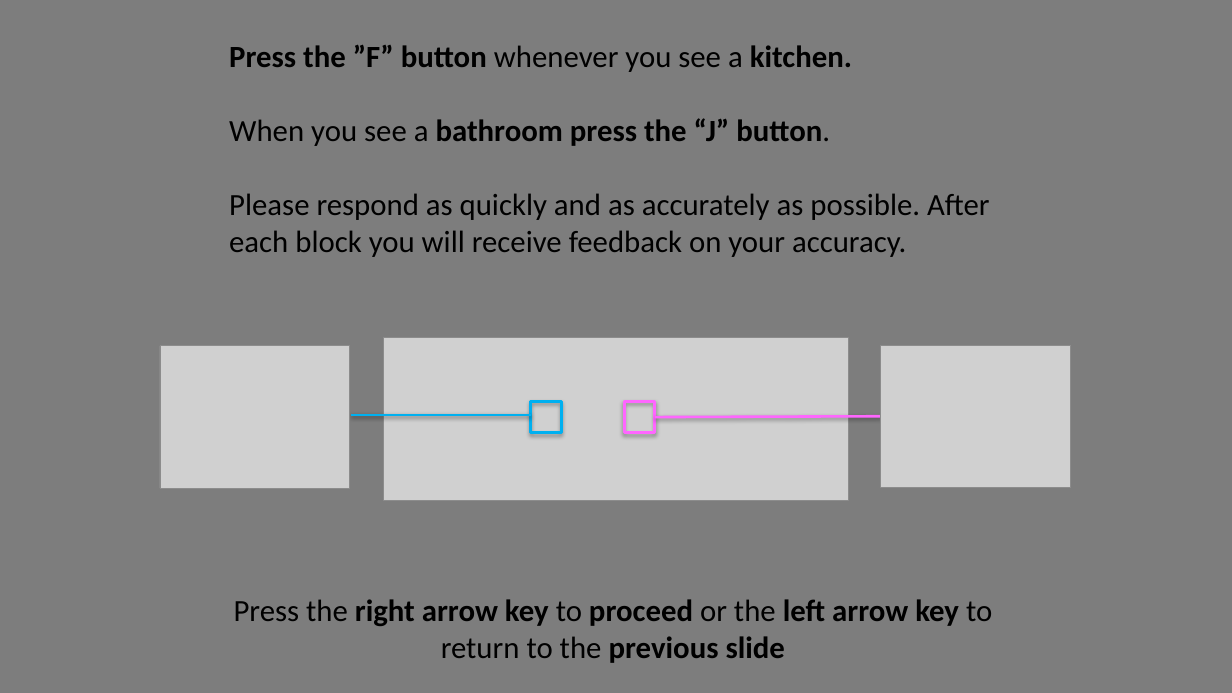
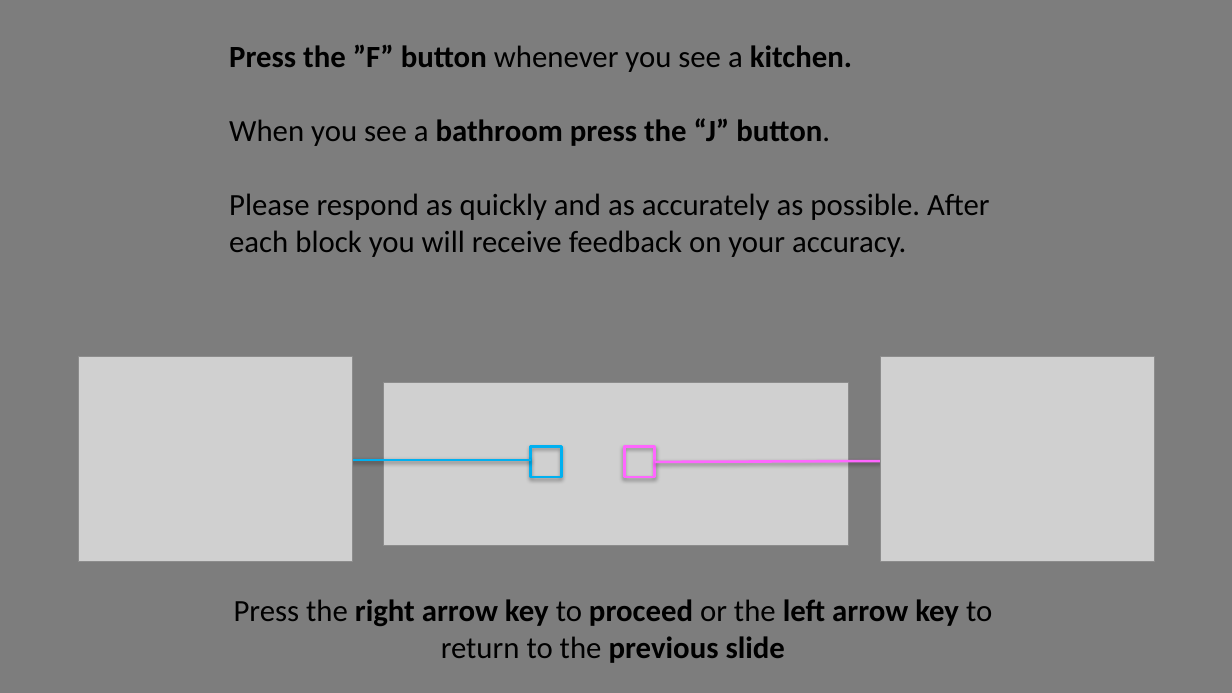
Before and after one commit to michaengeser/pep_wp4, a slide deck: slide 2 of instructions/Instructions.pptx. Drawn at 1232x693 pixels with LibreOffice and Linux fonts; fonts in the diff are those of the drawing; grey boxes stand for pictures. Boxes give left, top, right and bottom in pixels: in the first picture for what was removed or moved away, otherwise in the second. Text is boxed around its words. In the diff, an @@ line names an element or a change of style, - is before the commit and + after.

```diff
--- a/instructions/Instructions.pptx
+++ b/instructions/Instructions.pptx
@@ picture added at box(79, 357, 352, 562) @@
@@ picture removed at box(160, 346, 349, 488) @@
@@ picture removed at box(881, 345, 1070, 487) @@
@@ picture added at box(881, 357, 1154, 562) @@
@@ 2 rectangles, 2 lines, 1 picture: place and size @@
-2 rectangles, 2 lines, 1 picture at box(351, 338, 881, 501)
+2 rectangles, 2 lines, 1 picture at box(351, 383, 881, 545)
```
Also in this commit, not shown: 3 other slides changed, 4 other files.
